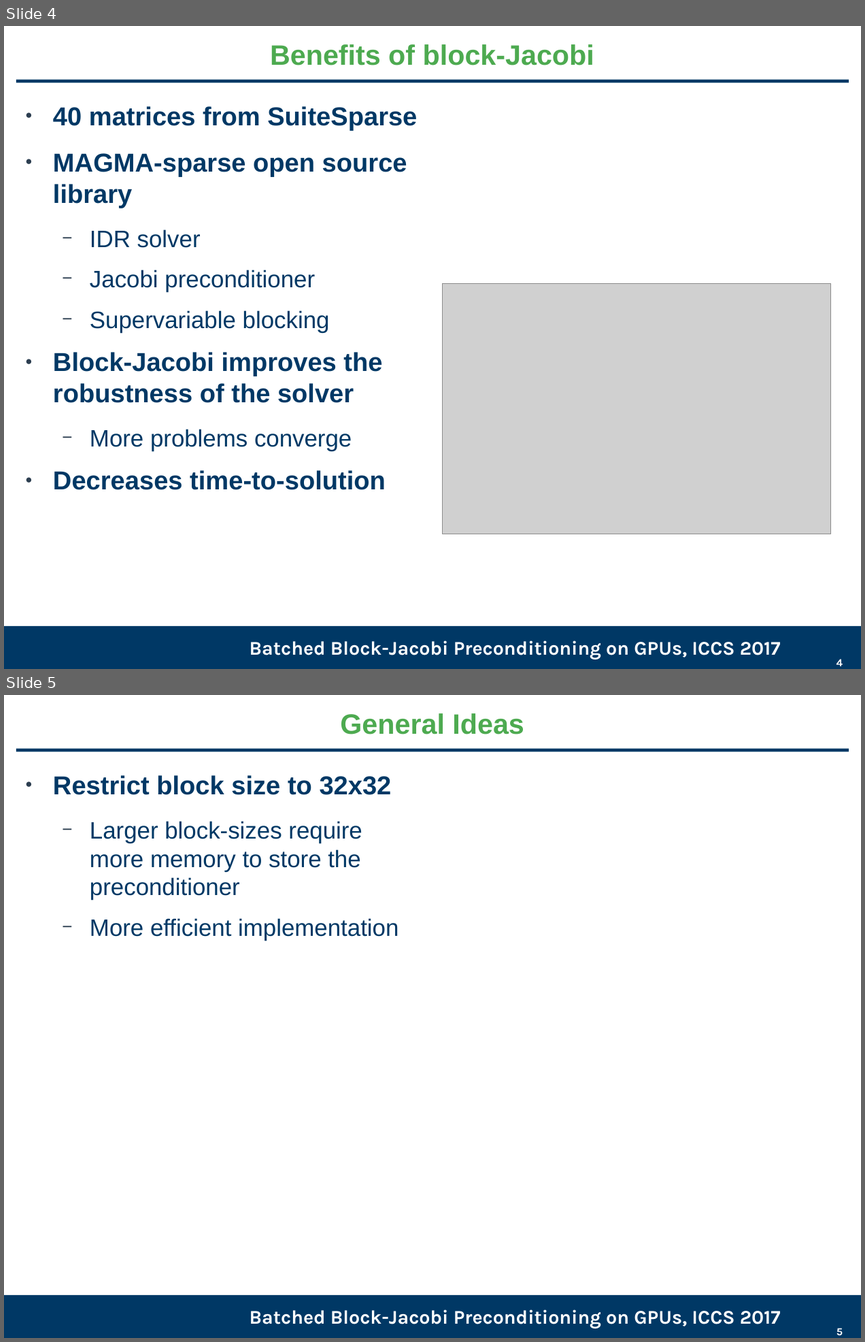
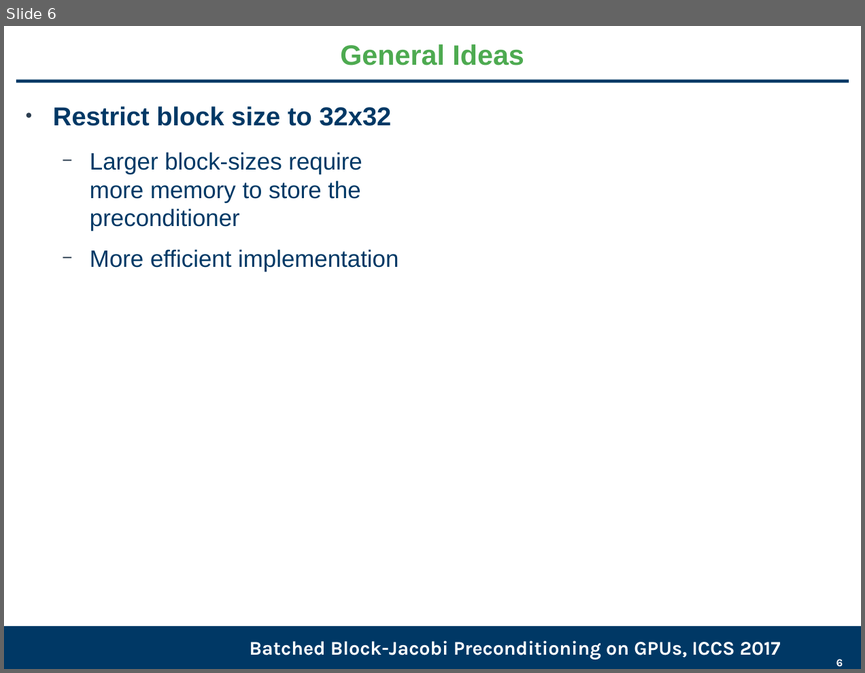
Before and after one commit to gflegar/talks, a slide deck: iccs_2017/slides.odp. Shown one above the other, each under a label of ours: slides 4 and 5 before the commit, slide 6 after it. The pictures are 865x1342 and 865x673 pixels, drawn with LibreOffice and Linux fonts; fonts in the diff are those of the drawing; grey boxes stand for pictures; background and template pictures are left out. Boxes give left, top, right and bottom in pixels: in the first picture for what was removed or moved away, otherwise in the second. Text is boxed around its words. In the diff, an @@ line names an element or a change of style, - is before the commit and + after.

```diff
--- a/iccs_2017/slides.odp
+++ b/iccs_2017/slides.odp
@@ slide 4 removed at (x1=4, y1=26, x2=861, y2=669), background #FFFFFF; not listed: 2 template elements that a slide beside it also shows @@
@@ title removed at (x1=270, y1=44, x2=594, y2=65) @@
-Benefits of block-Jacobi
@@ text removed at (x1=53, y1=106, x2=417, y2=490) @@
-● 40 matrices from SuiteSparse
-● MAGMA-sparse open source library
-  − IDR solver
-  − Jacobi preconditioner
-  − Supervariable blocking
-● Block-Jacobi improves the robustness of the solver
-  − More problems converge
-● Decreases time-to-solution
@@ picture removed at (x1=443, y1=283, x2=830, y2=534) @@
@@ text removed at (x1=249, y1=640, x2=781, y2=659) @@
-Batched Block-Jacobi Preconditioning on GPUs, ICCS 2017
@@ page number removed at (x1=836, y1=658, x2=842, y2=666) @@
-4
@@ what was slide 5 is now slide 6 @@
```
Also in this commit, not shown: 6 slides changed, 1 slide added, 1 other slide removed.
